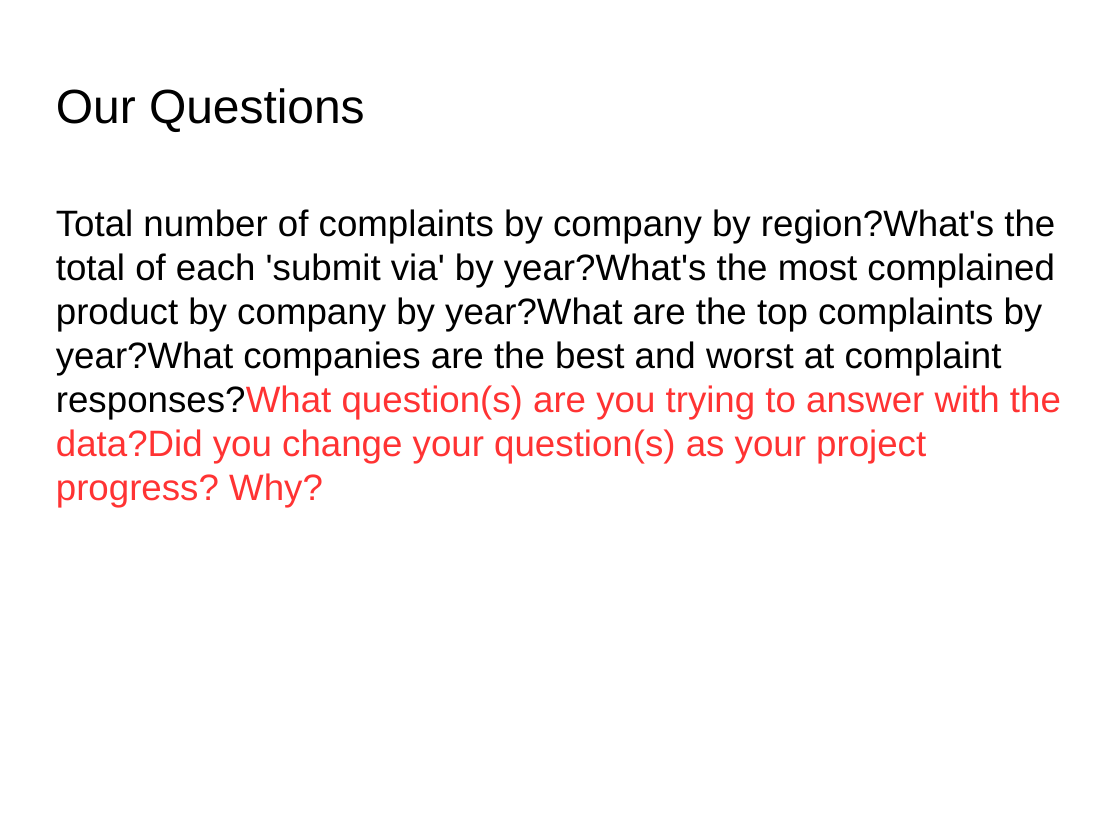
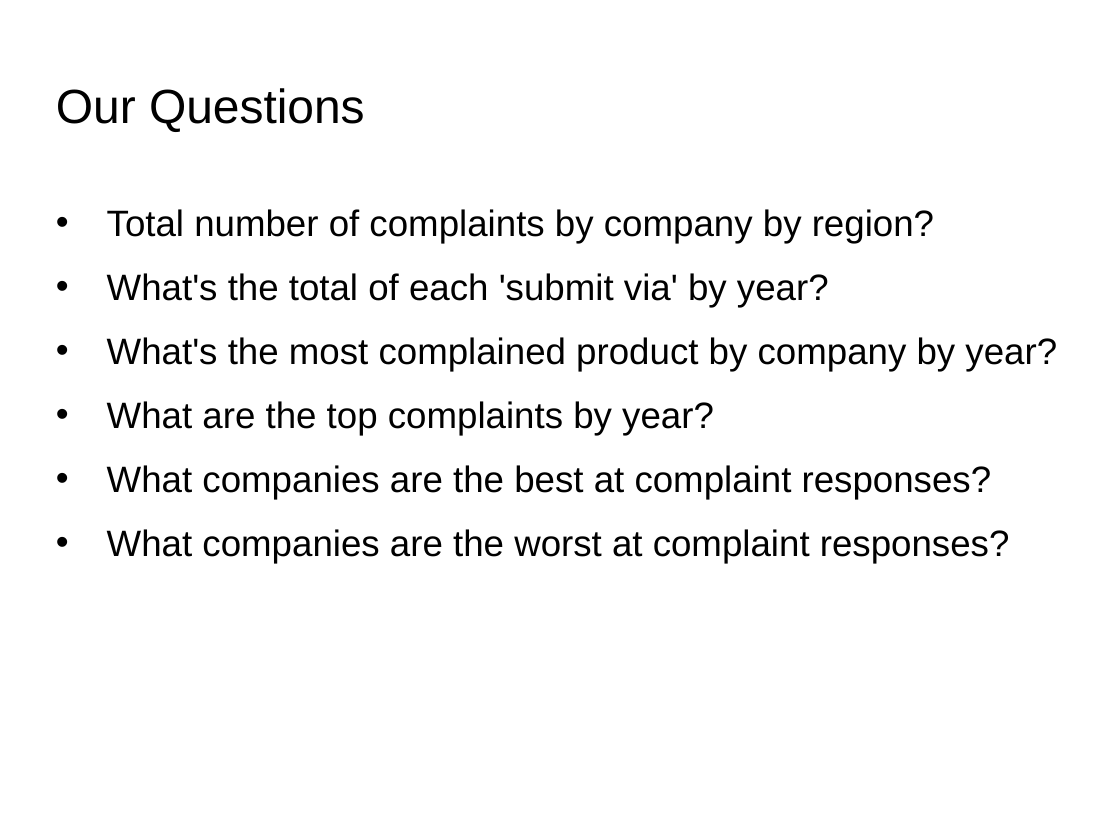
Before and after one commit to tawrahim/PCP_Final_Project, a slide deck: slide 5 of presentation.ppt (slide 8 before the commit). Drawn at 1120x840 pixels with LibreOffice and Linux fonts; fonts in the diff are those of the drawing; background and template pictures are left out. Boxes give left, top, right and bottom in pixels: in the first picture for what was removed or moved away, otherwise in the second. Text is boxed around its words. In the diff, an @@ line names an element or a change of style, - is before the commit and + after.

```diff
--- a/presentation.ppt
+++ b/presentation.ppt
@@ text at [107, 209, 1057, 563]: text changed @@
-Total number of complaints by company by region?What's the total of each 'submit via' by year?What's the most complained product by company by year?What are the top complaints by year?What companies are the best and worst at complaint responses?What question(s) are you trying to answer with the data?Did you change your question(s) as your project progress? Why?
+• Total number of complaints by company by region?
+• What's the total of each 'submit via' by year?
+• What's the most complained product by company by year?
+• What are the top complaints by year?
+• What companies are the best at complaint responses?
+• What companies are the worst at complaint responses?
```
Also in this commit, not shown: 10 other slides changed, 1 slide added, 3 other files.
